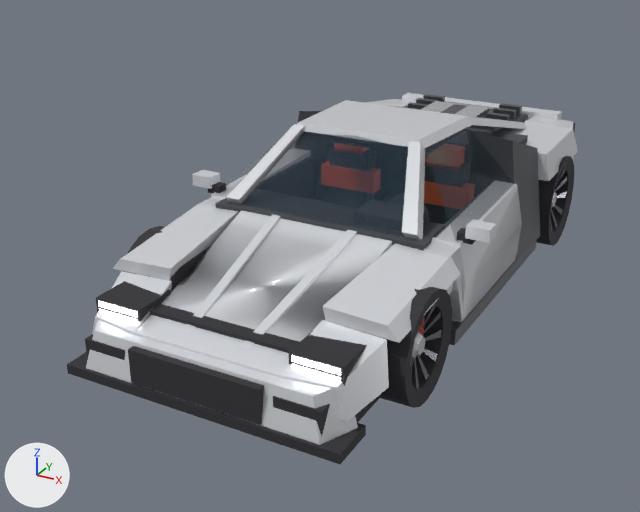
The FBX model Assets/Cars/SupercarV10_01/SupercarV10_01.fbx: old version first, new version second.
Camera for both pictures: a 50 mm camera at (2.52, -5.41, 2.79) aimed at (-0.26, -0.37, 0.27). Lighting does not change. The marker at lower left points along +X, +Y and +Z. The picture after the commit comes second. Where no turn or scale is listed for an object, it has been applied to the vertices.

Names of what the first picture shows: 'door_left', 'fender_front_left', 'fender_front_right', 'fender_rear_left', 'glass_side_left', 'glass_windshield', 'mod_bumper_front_0_stock', 'mod_headlight_0_stock', 'mod_hood_0_stock', 'roof_cabin', 'wheel-back-left', 'wheel-front-left' and 18 more.
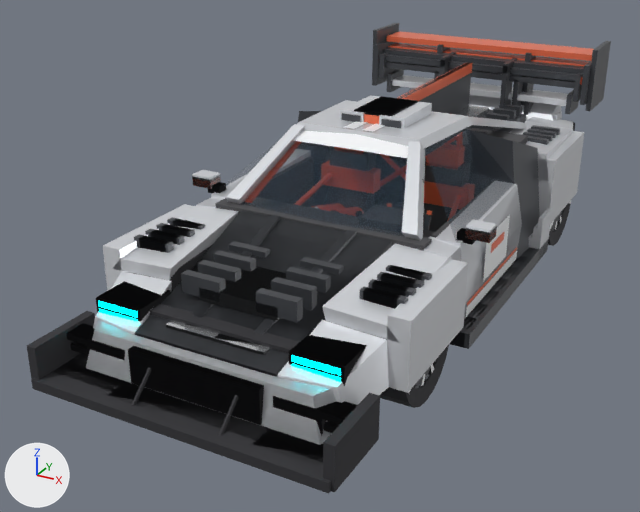
Changed parts and their boxes [x1, y1, x2, y2] in the pictures (640 x 512 px):
'mod_hood_4_carbon', shown: after [135, 210, 392, 377]
'mod_bumper_front_4_timeattack', shown: after [27, 311, 380, 493]
'mod_fender_2_widebody', shown: after [103, 131, 584, 393]
'mod_bumper_front_1_street', shown: after [64, 320, 336, 454]
'mod_spoiler_5_timeattack', shown: after [372, 23, 611, 111]
'mod_hood_3_vented', shown: after [181, 241, 344, 322]
'mod_headlight_2_halo', shown: after [96, 281, 367, 386]
'mod_spoiler_4_swanneck', shown: after [373, 41, 591, 105]
'mod_bumper_front_2_race', shown: after [52, 342, 339, 462]
'mod_skirts_3_wide_left', shown: after [452, 208, 552, 349]
'mod_roof_scoop_3_sharkfin', shown: after [395, 62, 472, 114]
'mod_bumper_front_3_track', shown (mostly hidden): after [48, 354, 323, 469]
'mod_spoiler_2_street', shown: after [387, 69, 579, 115]
'mod_spoiler_3_gtwing', shown: after [379, 53, 583, 106]
'decal_5_windshield_banner', shown: after [293, 131, 408, 158]
'mod_fender_1_louvers', shown: after [139, 125, 560, 308]
'mod_roof_scoop_2_twin', shown: after [340, 95, 432, 128]
'mod_roof_scoop_1_single', shown: after [354, 96, 418, 124]
'decal_3_number_plates', shown: after [483, 215, 510, 281]
'mod_spoiler_1_ducktail', shown: after [409, 88, 562, 120]
'decal_2_side_rocker', shown: after [466, 247, 517, 317]
'mod_mirror_1_carbon', shown: after [192, 175, 497, 245]
'mod_skirts_1_street_left', shown (mostly hidden): after [450, 233, 533, 346]
'mod_skirts_2_track_left', shown (mostly hidden): after [450, 223, 538, 347]
'decal_1_center_stripes', shown: after [344, 122, 385, 132]
'wheel-front-left_rim_2_turbofan', shown (mostly hidden): after [414, 364, 434, 386]
'wheel-back-left_rim_2_turbofan', shown (mostly hidden): after [551, 206, 566, 230]
'mod_mirror_2_aero', shown: after [193, 179, 496, 241]
'mod_hood_0_stock', unchanged, covered by the edit: before [135, 210, 392, 377]
'mod_bumper_front_0_stock', unchanged, covered by the edit: before [67, 320, 366, 464]; after [69, 357, 322, 445]
'wheel-front-left', unchanged, covered by the edit: before [364, 287, 452, 408]; after [364, 332, 449, 408]
'mod_headlight_0_stock', unchanged, covered by the edit: before [96, 281, 367, 386]

The change, as a list of edits to the scene's bpy script:
```text
Change ob_mod_mirror_1_carbon:
    remove ob_mod_mirror_1_carbon.hide_viewport = True
Change ob_mod_spoiler_3_gtwing:
    remove ob_mod_spoiler_3_gtwing.hide_viewport = True
Change ob_wheel_front_left_rim_2_turbofan:
    remove ob_wheel_front_left_rim_2_turbofan.hide_viewport = True
Change ob_mod_spoiler_4_swanneck:
    remove ob_mod_spoiler_4_swanneck.hide_viewport = True
Change ob_mod_roof_scoop_3_sharkfin:
    remove ob_mod_roof_scoop_3_sharkfin.hide_viewport = True
Change ob_mod_bumper_front_3_track:
    remove ob_mod_bumper_front_3_track.hide_viewport = True
Change ob_mod_skirts_1_street_left:
    remove ob_mod_skirts_1_street_left.hide_viewport = True
Change ob_mod_hood_3_vented:
    remove ob_mod_hood_3_vented.hide_viewport = True
Change ob_decal_5_windshield_banner:
    remove ob_decal_5_windshield_banner.hide_viewport = True
Change ob_decal_2_side_rocker:
    remove ob_decal_2_side_rocker.hide_viewport = True
Change ob_mod_bumper_front_4_timeattack:
    remove ob_mod_bumper_front_4_timeattack.hide_viewport = True
Change ob_wheel_back_left_rim_2_turbofan:
    remove ob_wheel_back_left_rim_2_turbofan.hide_viewport = True
Change ob_mod_skirts_2_track_left:
    remove ob_mod_skirts_2_track_left.hide_viewport = True
Change ob_mod_spoiler_5_timeattack:
    remove ob_mod_spoiler_5_timeattack.hide_viewport = True
Change ob_mod_hood_4_carbon:
    remove ob_mod_hood_4_carbon.hide_viewport = True
Change ob_mod_fender_1_louvers:
    remove ob_mod_fender_1_louvers.hide_viewport = True
Change ob_mod_roof_scoop_2_twin:
    remove ob_mod_roof_scoop_2_twin.hide_viewport = True
Change ob_mod_bumper_front_2_race:
    remove ob_mod_bumper_front_2_race.hide_viewport = True
Change ob_wheel_front_left_tire_lettering:
    remove ob_wheel_front_left_tire_lettering.hide_viewport = True
Change ob_mod_skirts_3_wide_left:
    remove ob_mod_skirts_3_wide_left.hide_viewport = True
Change ob_decal_1_center_stripes:
    remove ob_decal_1_center_stripes.hide_viewport = True
Change ob_decal_3_number_plates:
    remove ob_decal_3_number_plates.hide_viewport = True
Change ob_mod_headlight_2_halo:
    remove ob_mod_headlight_2_halo.hide_viewport = True
Change ob_mod_roof_scoop_1_single:
    remove ob_mod_roof_scoop_1_single.hide_viewport = True
Change ob_mod_spoiler_1_ducktail:
    remove ob_mod_spoiler_1_ducktail.hide_viewport = True
Change ob_mod_bumper_front_1_street:
    remove ob_mod_bumper_front_1_street.hide_viewport = True
Change ob_mod_mirror_2_aero:
    remove ob_mod_mirror_2_aero.hide_viewport = True
Change ob_mod_spoiler_2_street:
    remove ob_mod_spoiler_2_street.hide_viewport = True
Change ob_mod_fender_2_widebody:
    remove ob_mod_fender_2_widebody.hide_viewport = True
```
